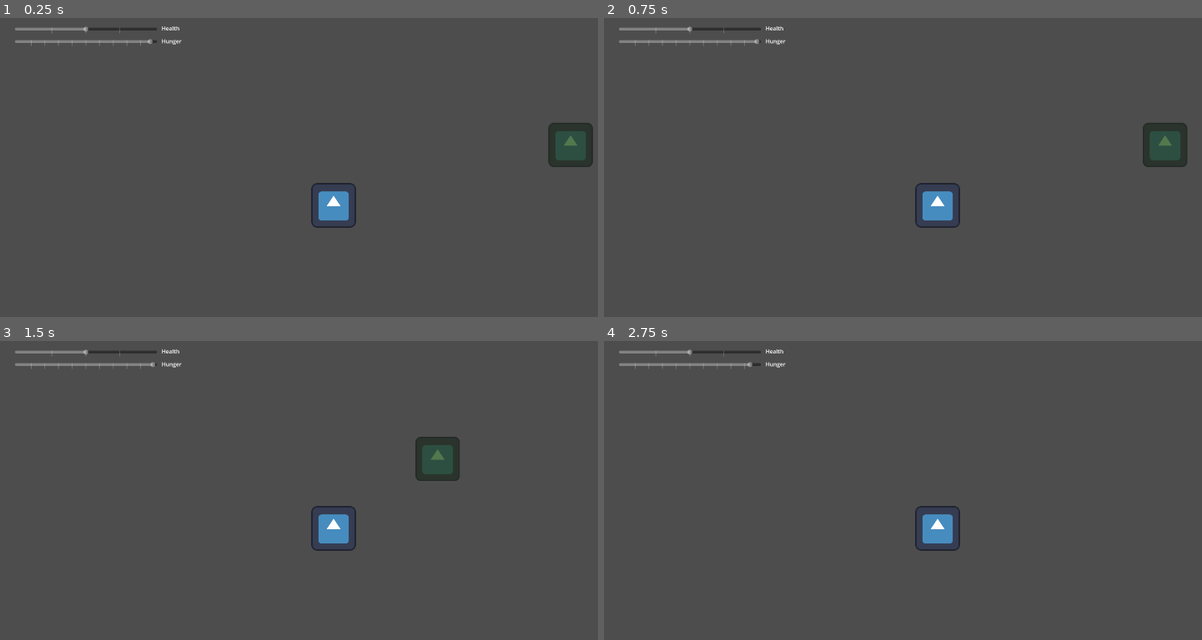
Above: before the commit, frames 1-4 (two rows, left to right).
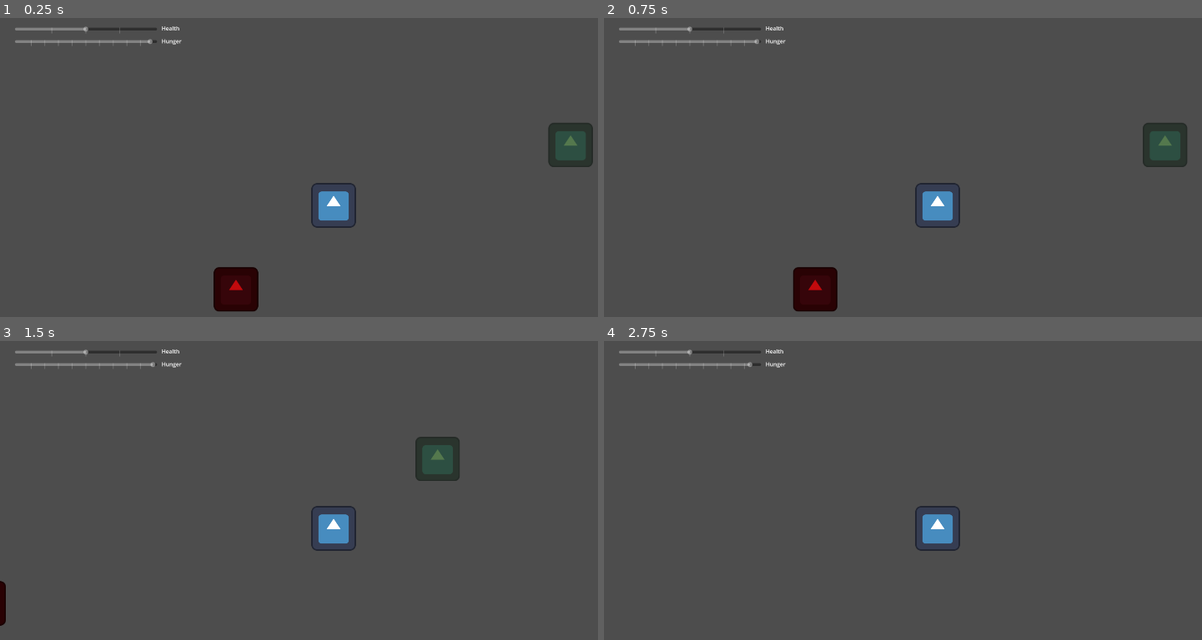
Above: after the commit, the same moments.

Repository: nialsiG/GMTK2024
Game: Godot game, scene res://scenes/world.tscn
The game is run twice, just before and just after one commit, with the same random seed, the same clock (stepped at 60 frames per second) and the same inputs. The engine's default icon, where the game draws it, is replaced by a stand-in: a white triangle on a blue panel in a dark square.
Inputs:
- Up to frame 1 (0.25 s): no input
- Up to frame 2 (0.75 s): tap Enter at 0.5 s; hold D (move_right) from 0.53 s (still down); tap , (miam) at 0.6 s
- Up to frame 3 (1.5 s): release D (move_right) at 1.28 s; hold S (move_down) from 1.28 s (still down); tap , (miam) at 1.35 s
- Up to frame 4 (2.75 s): release S (move_down) at 2.03 s; hold D (move_right) from 2.03 s (still down); tap , (miam) at 2.1 s

The runs differ from the first frame. In frame 1, 1.1% of the frame differs, in the area x 35-44%, y 83-99%; in frame 2, 1.1%; in frame 3, 0.1%; in frame 4, nothing differs.

Commit message:
deinogalerix movement

Diff:
--- a/Gmtk 2024/project.godot
+++ b/Gmtk 2024/project.godot
@@ -62,6 +62,12 @@
 , Object(InputEventKey,"resource_local_to_scene":false,"resource_name":"","device":-1,"window_id":0,"alt_pressed":false,"shift_pressed":false,"ctrl_pressed":false,"meta_pressed":false,"pressed":false,"keycode":0,"physical_keycode":4194322,"key_label":0,"unicode":0,"echo":false,"script":null)
 ]
 }
+attack={
+"deadzone": 0.5,
+"events": [Object(InputEventKey,"resource_local_to_scene":false,"resource_name":"","device":-1,"window_id":0,"alt_pressed":false,"shift_pressed":false,"ctrl_pressed":false,"meta_pressed":false,"pressed":false,"keycode":0,"physical_keycode":32,"key_label":0,"unicode":32,"echo":false,"script":null)
+, Object(InputEventKey,"resource_local_to_scene":false,"resource_name":"","device":-1,"window_id":0,"alt_pressed":false,"shift_pressed":false,"ctrl_pressed":false,"meta_pressed":false,"pressed":false,"keycode":0,"physical_keycode":81,"key_label":0,"unicode":97,"echo":false,"script":null)
+]
+}
 
 [rendering]
 
--- a/Gmtk 2024/scenes/deinogalerix.tscn
+++ b/Gmtk 2024/scenes/deinogalerix.tscn
@@ -9,9 +9,12 @@
 
 [node name="deinogalerix" type="CharacterBody2D"]
 script = ExtResource("1_7ofvm")
-
-[node name="Sprite2D" type="Sprite2D" parent="."]
-texture = ExtResource("2_sime7")
+MAX_IDLE_TIME = 0.5
+MAX_MOVE_TIME = 1.0
 
 [node name="CollisionShape2D" type="CollisionShape2D" parent="."]
 shape = SubResource("CapsuleShape2D_85bkv")
+
+[node name="Sprite2D" type="Sprite2D" parent="."]
+modulate = Color(0.760784, 0.0392157, 0.0509804, 1)
+texture = ExtResource("2_sime7")
--- a/Gmtk 2024/scenes/world.tscn
+++ b/Gmtk 2024/scenes/world.tscn
@@ -1,8 +1,9 @@
-[gd_scene load_steps=4 format=3 uid="uid://cc2yitoqqnijk"]
+[gd_scene load_steps=5 format=3 uid="uid://cc2yitoqqnijk"]
 
 [ext_resource type="PackedScene" uid="uid://yfeq2kd77xiu" path="res://scenes/hud.tscn" id="1_4a0xm"]
 [ext_resource type="PackedScene" uid="uid://c3mp8p0p305a3" path="res://scenes/player.tscn" id="2_7khj7"]
 [ext_resource type="Texture2D" uid="uid://djmcakjon4rh8" path="res://icon.svg" id="3_1ly6u"]
+[ext_resource type="PackedScene" uid="uid://q25xtiarjdfc" path="res://scenes/deinogalerix.tscn" id="4_2hyyi"]
 
 [node name="world" type="Node2D"]
 
@@ -17,3 +18,7 @@
 modulate = Color(0.34902, 0.580392, 0.305882, 0.603922)
 position = Vector2(1278, 192)
 texture = ExtResource("3_1ly6u")
+
+[node name="deinogalerix" parent="." instance=ExtResource("4_2hyyi")]
+position = Vector2(315, 608)
+current_speed = 400
--- a/Gmtk 2024/scripts/enemy.gd
+++ b/Gmtk 2024/scripts/enemy.gd
@@ -1,11 +1,45 @@
 class_name Enemy extends Animal
 
+enum state { IDLE, MOVING, CHASING, ATTACKING, FLEEING, WOUNDED, DEAD }
 
-# Called when the node enters the scene tree for the first time.
-func _ready():
-	pass # Replace with function body.
+@onready var current_state = state.IDLE
+@onready var timer = 0
 
+@export var MAX_IDLE_TIME: float
+@export var MAX_MOVE_TIME: float
+@export var MAX_FLEEING_TIME: float
 
-# Called every frame. 'delta' is the elapsed time since the previous frame.
 func _process(delta):
-	pass
+	match current_state:
+		state.IDLE:
+			timer += delta
+			if timer > MAX_IDLE_TIME:
+				timer = 0
+				current_state = state.MOVING
+				start_moving()
+		state.MOVING:
+			timer += delta
+			if timer > MAX_MOVE_TIME:
+				timer = 0
+				current_state = state.IDLE
+				axis = Vector2.ZERO
+		state.CHASING:
+			pass
+		state.ATTACKING:
+			pass
+		state.FLEEING:
+			pass
+		state.WOUNDED:
+			pass
+		state.DEAD:
+			pass
+		_:
+			pass
+	move(delta)
+
+func _physics_process(delta):
+	move_and_slide()
+
+func start_moving():
+	var my_array = [Vector2(1,0), Vector2(1,1), Vector2(0,1), Vector2(-1,1), Vector2(-1,0), Vector2(-1,-1), Vector2(0,-1), Vector2(1,-1)]
+	axis = my_array.pick_random()
